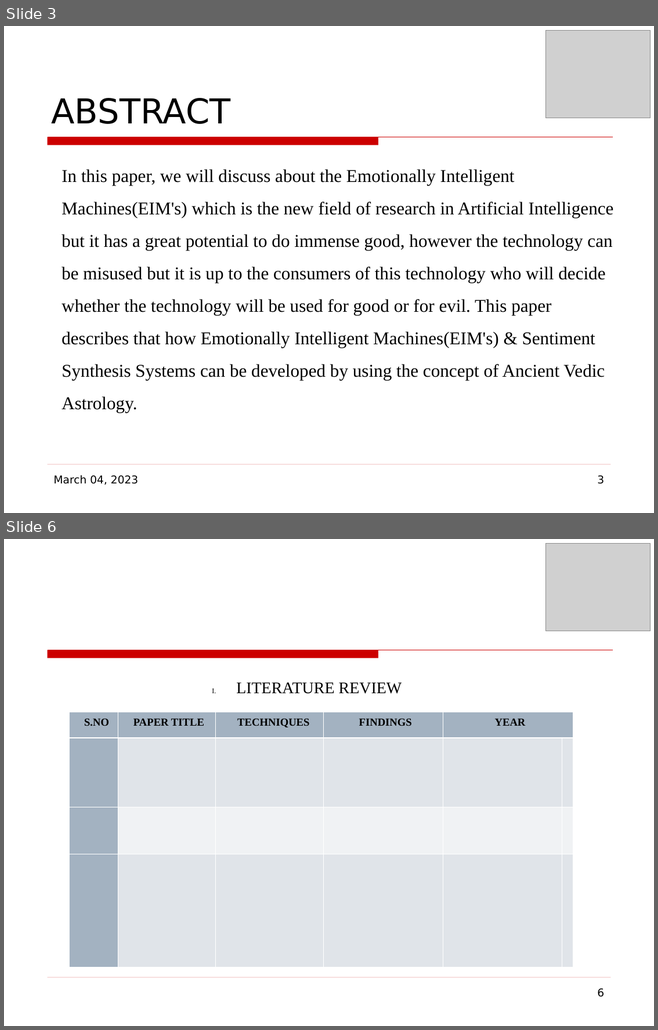
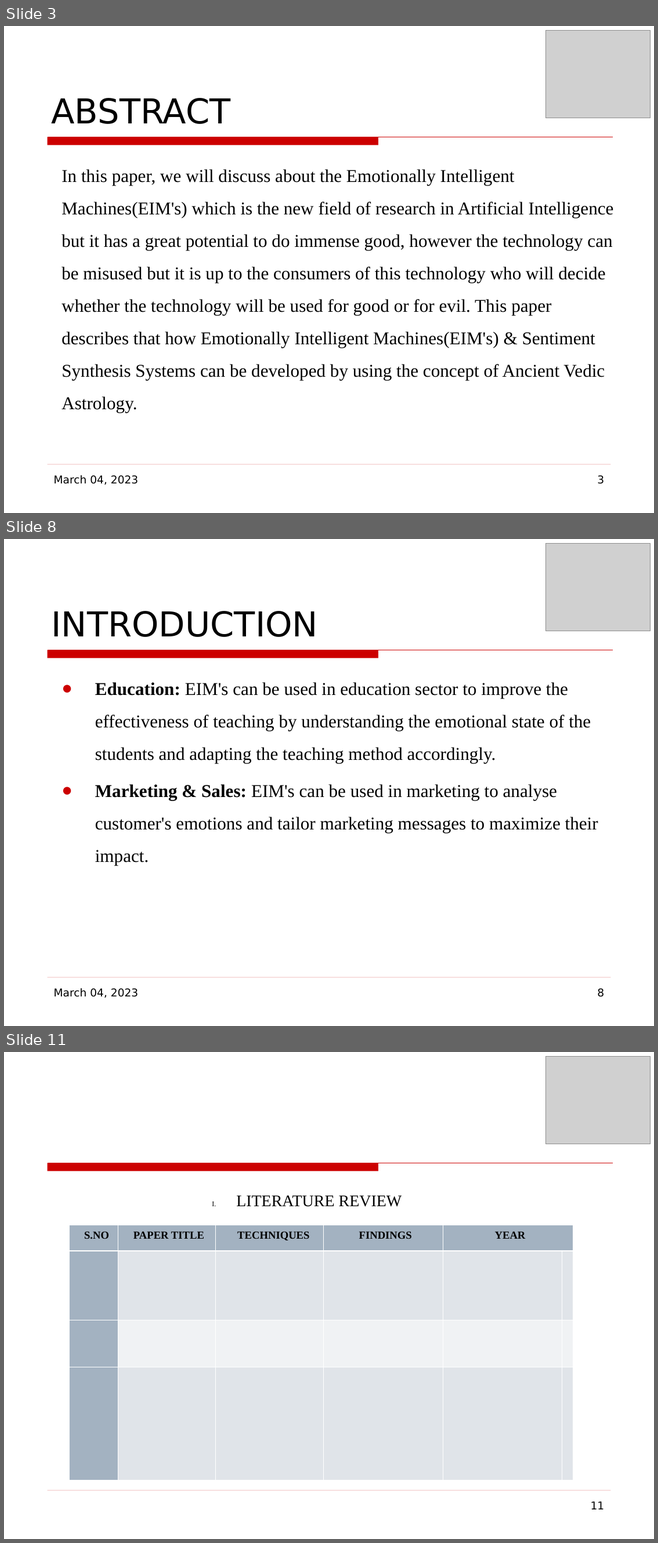
Before and after one commit to mohitlabs/Research, a slide deck: Emotionally Intelligent Machines(EIM's) & Sentiment Synthesis based on Ancient Vedic Astrology/Conference Paper.odp. Shown one above the other, each under a label of ours: slides 3 and 6 before the commit, slides 3, 8 and 11 after it; the slides between them are not shown. The pictures are 658x1030 and 658x1543 pixels, drawn with LibreOffice and Linux fonts; fonts in the diff are those of the drawing; grey boxes stand for pictures; background and template pictures are left out. Boxes give left, top, right and bottom in pixels: in the first picture for what was removed or moved away, otherwise in the second. Text is boxed around its words. In the diff, an @@ line names an element or a change of style, - is before the commit and + after.

```diff
--- a/Emotionally Intelligent Machines(EIM's) & Sentiment Synthesis based on Ancient Vedic Astrology/Conference Paper.odp
+++ b/Emotionally Intelligent Machines(EIM's) & Sentiment Synthesis based on Ancient Vedic Astrology/Conference Paper.odp
@@ slide 8 added at (x1=4, y1=539, x2=654, y2=1026), background picture (left out); not listed: 2 template elements that a slide beside it also shows @@
@@ picture added at (x1=545, y1=544, x2=650, y2=631) @@
@@ title added at (x1=52, y1=611, x2=318, y2=637), 38 pt, text #000000 @@
+INTRODUCTION
@@ text added at (x1=95, y1=682, x2=598, y2=866), 20 pt, text #000000 @@
+● Education: EIM's can be used in education sector to improve the effectiveness of teaching by understanding the emotional state of the students and adapting the teaching method accordingly.
+● Marketing & Sales: EIM's can be used in marketing to analyse customer's emotions and tailor marketing messages to maximize their impact.
@@ text added at (x1=54, y1=988, x2=138, y2=998), 12 pt, text #000000 @@
+March 04, 2023
@@ page number added at (x1=597, y1=988, x2=604, y2=997), 12 pt, text #000000 @@
+8
@@ what was slide 6 is now slide 11 @@
@@ page number at (x1=590, y1=1501, x2=604, y2=1510): text changed @@
-6
+11
```
Also in this commit, not shown: 2 slides changed, 4 other slides added, 1 other file.
